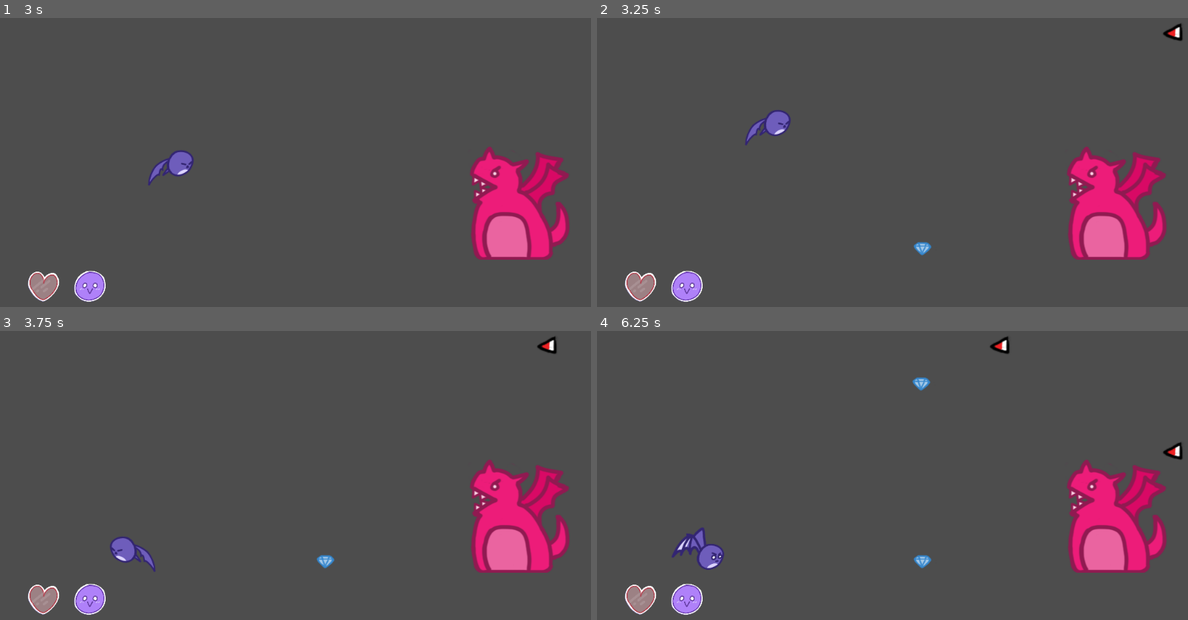
Above: before the commit, frames 1-4 (two rows, left to right).
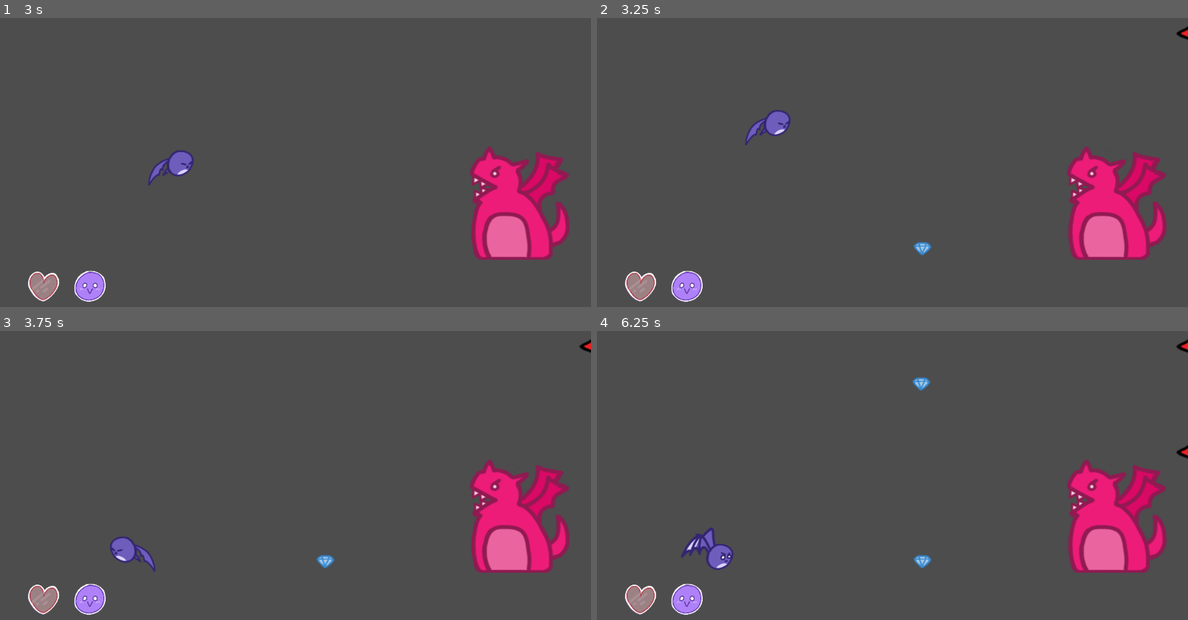
Above: after the commit, the same moments.

Repository: TheRealGecko/SandwichParody
Game: Godot game, scene res://stage_1.tscn
The game is run twice, just before and just after one commit, with the same random seed, the same clock (stepped at 60 frames per second) and the same inputs. This scene is started directly instead of the project's main scene.
Inputs:
- Up to frame 1 (3 s): tap Enter at 0.5 s; hold Right (right) 0.53-1.28 s; hold Left (left) 1.28-2.03 s; hold Right (right) 2.03-2.78 s; hold Up (up) from 2.78 s (still down)
- Up to frame 2 (3.25 s): keep holding Up (up)
- Up to frame 3 (3.75 s): release Up (up) at 3.53 s; hold Left (left) from 3.53 s (still down)
- Up to frame 4 (6.25 s): release Left (left) at 5.78 s; hold Right (right) from 5.78 s (still down)

Frame 1 is identical in both runs. In frame 2, 0.2% of the frame differs, in the area x 95-100%, y 1-8%; in frame 3, 0.2%; in frame 4, 1.0%, in the area x 12-100%, y 1-83%.

Commit message:
changed items to area2d

Diff:
--- a/bling.gd
+++ b/bling.gd
@@ -1,4 +1,4 @@
-extends RigidBody2D
+extends Area2D
 
 func _ready():
 	$AnimatedSprite2D.play("default")
@@ -6,3 +6,7 @@
 func _on_disappear_timer_timeout():
 	print("bling gone")
 	queue_free()
+
+
+func _on_body_entered(body):
+	print(body.get_name())
--- a/bling.tscn
+++ b/bling.tscn
@@ -21,8 +21,7 @@
 [sub_resource type="CircleShape2D" id="CircleShape2D_xl32o"]
 radius = 14.0357
 
-[node name="bling" type="RigidBody2D"]
-gravity_scale = 0.0
+[node name="bling" type="Area2D"]
 script = ExtResource("1_e3a44")
 
 [node name="AnimatedSprite2D" type="AnimatedSprite2D" parent="."]
@@ -36,4 +35,4 @@
 wait_time = 9.0
 autostart = true
 
-[connection signal="timeout" from="DisappearTimer" to="." method="_on_disappear_timer_timeout"]
+[connection signal="body_entered" from="." to="." method="_on_body_entered"]
--- a/nail_polish_teeth.tscn
+++ b/nail_polish_teeth.tscn
@@ -1,24 +1,6 @@
-[gd_scene load_steps=6 format=3 uid="uid://ba7ju2vjttv87"]
+[gd_scene load_steps=5 format=3 uid="uid://ba7ju2vjttv87"]
 
 [ext_resource type="Texture2D" uid="uid://l60xq2wpb2wv" path="res://res/art/objects.png" id="1_w1bwg"]
-
-[sub_resource type="GDScript" id="GDScript_bt70x"]
-script/source = "extends RigidBody2D
-
-var speed = 100
-
-func _ready():
-	$AnimatedSprite2D.play(\"default\")
-
-func _process(delta):
-	global_position.x -= speed * delta
-
-
-
-func _on_visible_on_screen_notifier_2d_screen_exited():
-	print(\"does this work\")
-	queue_free()
-"
 
 [sub_resource type="AtlasTexture" id="AtlasTexture_sjrjr"]
 atlas = ExtResource("1_w1bwg")
@@ -38,9 +20,7 @@
 [sub_resource type="RectangleShape2D" id="RectangleShape2D_wy65d"]
 size = Vector2(33, 17)
 
-[node name="nail_polish_teeth" type="RigidBody2D"]
-gravity_scale = 0.0
-script = SubResource("GDScript_bt70x")
+[node name="nail_polish_teeth" type="Area2D"]
 
 [node name="AnimatedSprite2D" type="AnimatedSprite2D" parent="."]
 sprite_frames = SubResource("SpriteFrames_yvss0")
@@ -51,5 +31,3 @@
 disabled = true
 
 [node name="VisibleOnScreenNotifier2D" type="VisibleOnScreenNotifier2D" parent="."]
-
-[connection signal="screen_exited" from="VisibleOnScreenNotifier2D" to="." method="_on_visible_on_screen_notifier_2d_screen_exited"]
--- a/stage_1.gd
+++ b/stage_1.gd
@@ -23,17 +23,6 @@
 	add_child(bling)
 	bling.position = Vector2(randomX, randomY)
 
-func _on_player_body_entered(body):
-	print("hehe")
-	if body.get_name() == "bling":
-		print("bling bling")
-		ui.loveCnt += 1
-		if ui.loveCnt == 5:
-			_win_game()
-	elif body.get_name() == "nail_polish_teeth":
-		ui.hpCnt -= 1
-		if ui.hpCnt == 0:
-			_game_over()
 
 func _win_game():
 	# idk bro
--- a/stage_1.tscn
+++ b/stage_1.tscn
@@ -37,18 +37,18 @@
 wait_time = 3.0
 autostart = true
 
+[node name="UI" parent="." instance=ExtResource("4_0f2bu")]
+
 [node name="ground" type="StaticBody2D" parent="."]
 
 [node name="CollisionShape2D" type="CollisionShape2D" parent="ground"]
 position = Vector2(513.25, 547.25)
 shape = SubResource("RectangleShape2D_qjeul")
 
-[node name="UI" parent="." instance=ExtResource("4_0f2bu")]
-
 [node name="LeftWall" type="StaticBody2D" parent="."]
 
 [node name="CollisionShape2D" type="CollisionShape2D" parent="LeftWall"]
-position = Vector2(-32, 301)
+position = Vector2(-16, 301)
 shape = SubResource("RectangleShape2D_8xs6i")
 
 [node name="RightWall" type="StaticBody2D" parent="."]
@@ -57,6 +57,5 @@
 position = Vector2(1056, 304)
 shape = SubResource("RectangleShape2D_8xs6i")
 
-[connection signal="body_entered" from="Player" to="." method="_on_player_body_entered"]
 [connection signal="timeout" from="TeethTimer" to="." method="_on_teeth_timer_timeout"]
 [connection signal="timeout" from="BlingTimer" to="." method="_on_bling_timer_timeout"]
Not shown: 1 places in player.tscn that only renumber resources
Not shown: 1 places in stage_3.tscn that only renumber resources
Not shown: 1 places in ui.tscn that only renumber resources
